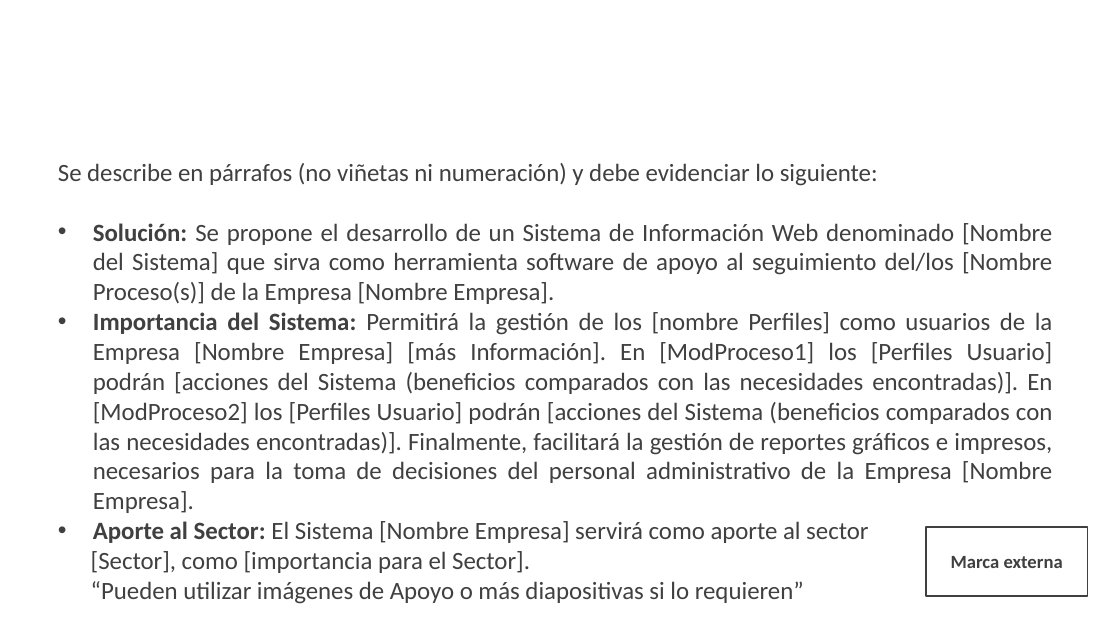
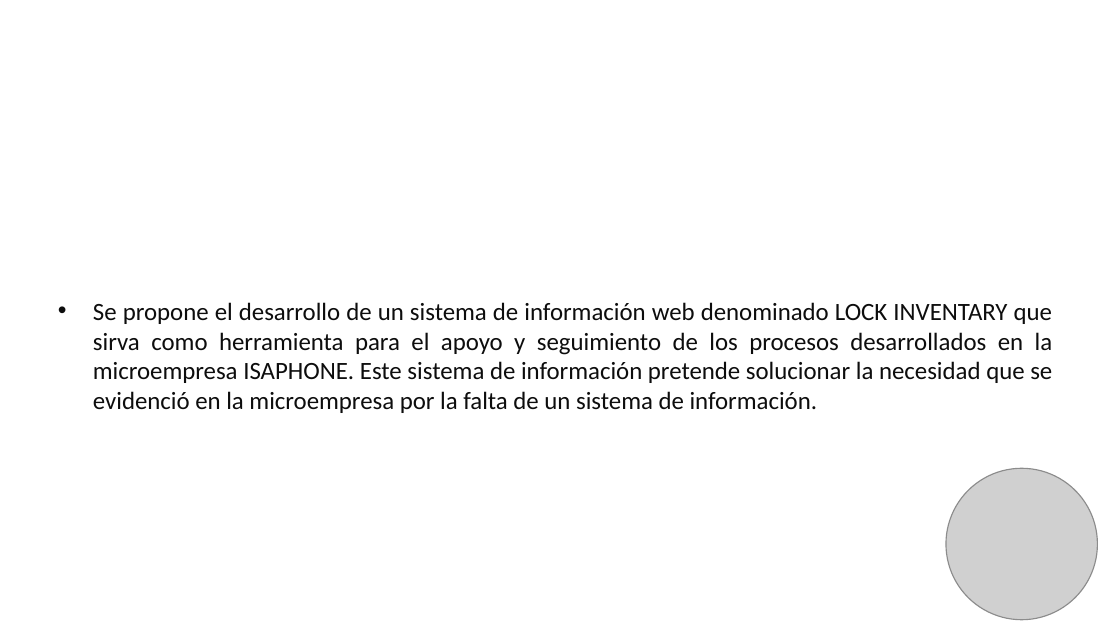
Before and after one commit to 9anavaleria/Proyecto, a slide deck: slide 10 of app/app_documentacion/1er_trim/1_1_proyecto/1_1_1_presentacion_proyecto.pptx (slide 9 before the commit). Drawn at 1120x630 pixels with LibreOffice and Linux fonts; fonts in the diff are those of the drawing; grey boxes stand for pictures; background and template pictures are left out. Boxes give left, top, right and bottom in pixels: in the first picture for what was removed or moved away, otherwise in the second. Text is boxed around its words. In the diff, an @@ line names an element or a change of style, - is before the commit and + after.

```diff
--- a/app/app_documentacion/1er_trim/1_1_proyecto/1_1_1_presentacion_proyecto.pptx
+++ b/app/app_documentacion/1er_trim/1_1_proyecto/1_1_1_presentacion_proyecto.pptx
@@ text at box(93, 302, 1053, 413): text changed; text colour #404040 to #0D0D0D @@
-Se describe en párrafos (no viñetas ni numeración) y debe evidenciar lo siguiente:
-• Solución: Se propone el desarrollo de un Sistema de Información Web denominado [Nombre del Sistema] que sirva como herramienta software de apoyo al seguimiento del/los [Nombre Proceso(s)] de la Empresa [Nombre Empresa].
-• Importancia del Sistema: Permitirá la gestión de los [nombre Perfiles] como usuarios de la Empresa [Nombre Empresa] [más Información]. En [ModProceso1] los [Perfiles Usuario] podrán [acciones del Sistema (beneficios comparados con las necesidades encontradas)]. En [ModProceso2] los [Perfiles Usuario] podrán [acciones del Sistema (beneficios comparados con las necesidades encontradas)]. Finalmente, facilitará la gestión de reportes gráficos e impresos, necesarios para la toma de decisiones del personal administrativo de la Empresa [Nombre Empresa].
-• Aporte al Sector: El Sistema [Nombre Empresa] servirá como aporte al sector
-[Sector], como [importancia para el Sector].
-“Pueden utilizar imágenes de Apoyo o más diapositivas si lo requieren”
+• Se propone el desarrollo de un sistema de información web denominado LOCK INVENTARY que sirva como herramienta para el apoyo y seguimiento de los procesos desarrollados en la microempresa ISAPHONE. Este sistema de información pretende solucionar la necesidad que se evidenció en la microempresa por la falta de un sistema de información.
@@ picture added at box(946, 468, 1098, 619) @@
@@ rectangle removed at box(926, 528, 1088, 597) @@
@@ text removed at box(951, 556, 1063, 568) @@
-Marca externa
```
Also in this commit, not shown: 4 other slides changed, 10 slides added, 7 slides removed, 3 other files.
